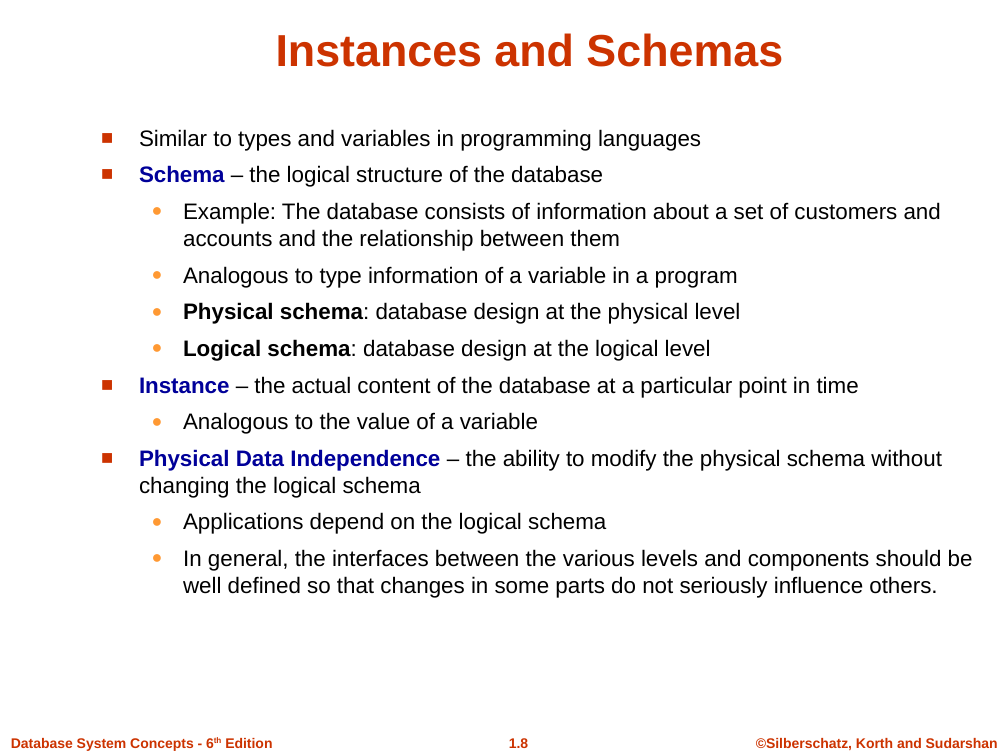
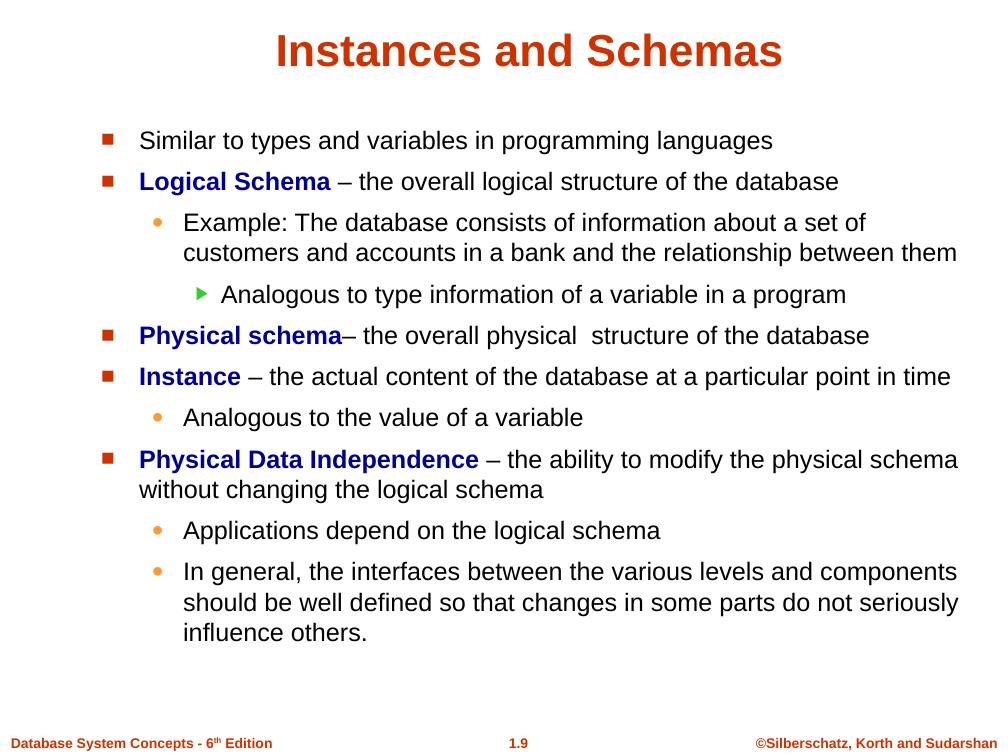
Before and after one commit to Sumonta056/SUST-Autorickshaw-Management-System, a slide deck: slide 9 of Theory/Learning Theory Of Databases/Slides/ch1.ppt (slide 8 before the commit). Drawn at 1008x756 pixels with LibreOffice and Linux fonts; fonts in the diff are those of the drawing; background and template pictures are left out. Boxes give left, top, right and bottom in pixels: in the first picture for what was removed or moved away, otherwise in the second. Text is boxed around its words. In the diff, an @@ line names an element or a change of style, - is before the commit and + after.

```diff
--- a/Theory/Learning Theory Of Databases/Slides/ch1.ppt
+++ b/Theory/Learning Theory Of Databases/Slides/ch1.ppt
@@ text at (x1=139, y1=130, x2=958, y2=642): size 16 to 18 pt in "Similar to types and variables in programming ...", "Analogous to type information of a variable ...", "Instance – the actual content of the ...", "Analogous to the value of a variable" and 3 more places; bullet ● to ▶; list level 2 to 3 in "Analogous to type information of ..."; bullet colour #FF9933 to #33CC33 @@
@@ text at (x1=139, y1=171, x2=957, y2=267): text changed; size 16 to 18 pt @@
-■ Schema – the logical structure of the database
-  ● Example: The database consists of information about a set of customers and accounts and the relationship between them
+■ Logical Schema – the overall logical structure of the database
+  ● Example: The database consists of information about a set of customers and accounts in a bank and the relationship between them
@@ text at (x1=139, y1=325, x2=870, y2=350): text changed; size 16 to 18 pt @@
-  ● Physical schema: database design at the physical level
-  ● Logical schema: database design at the logical level
+■ Physical schema– the overall physical structure of the database
```
Also in this commit, not shown: 17 other slides changed, 4 slides added, 5 slides removed, 11 other files.
